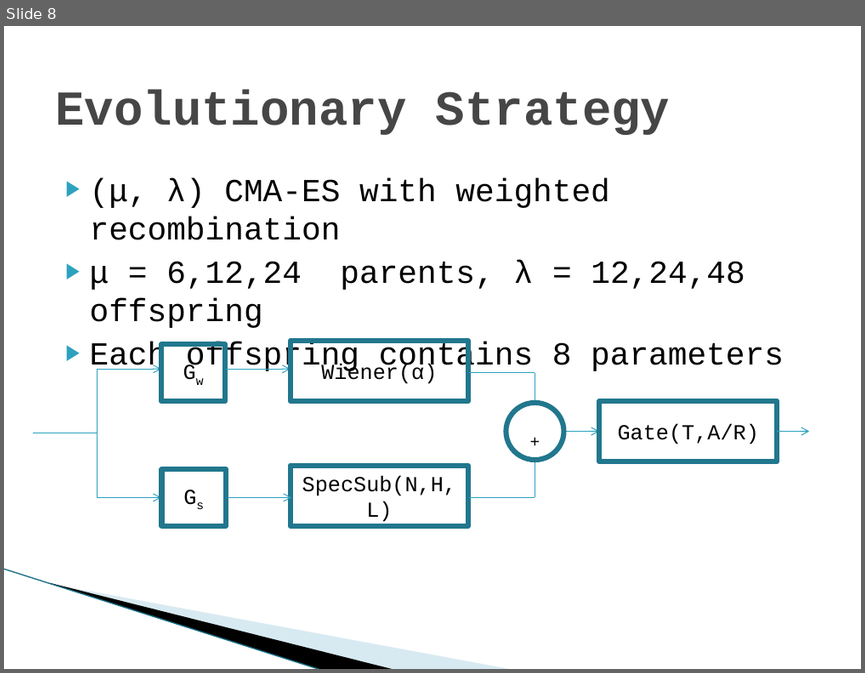
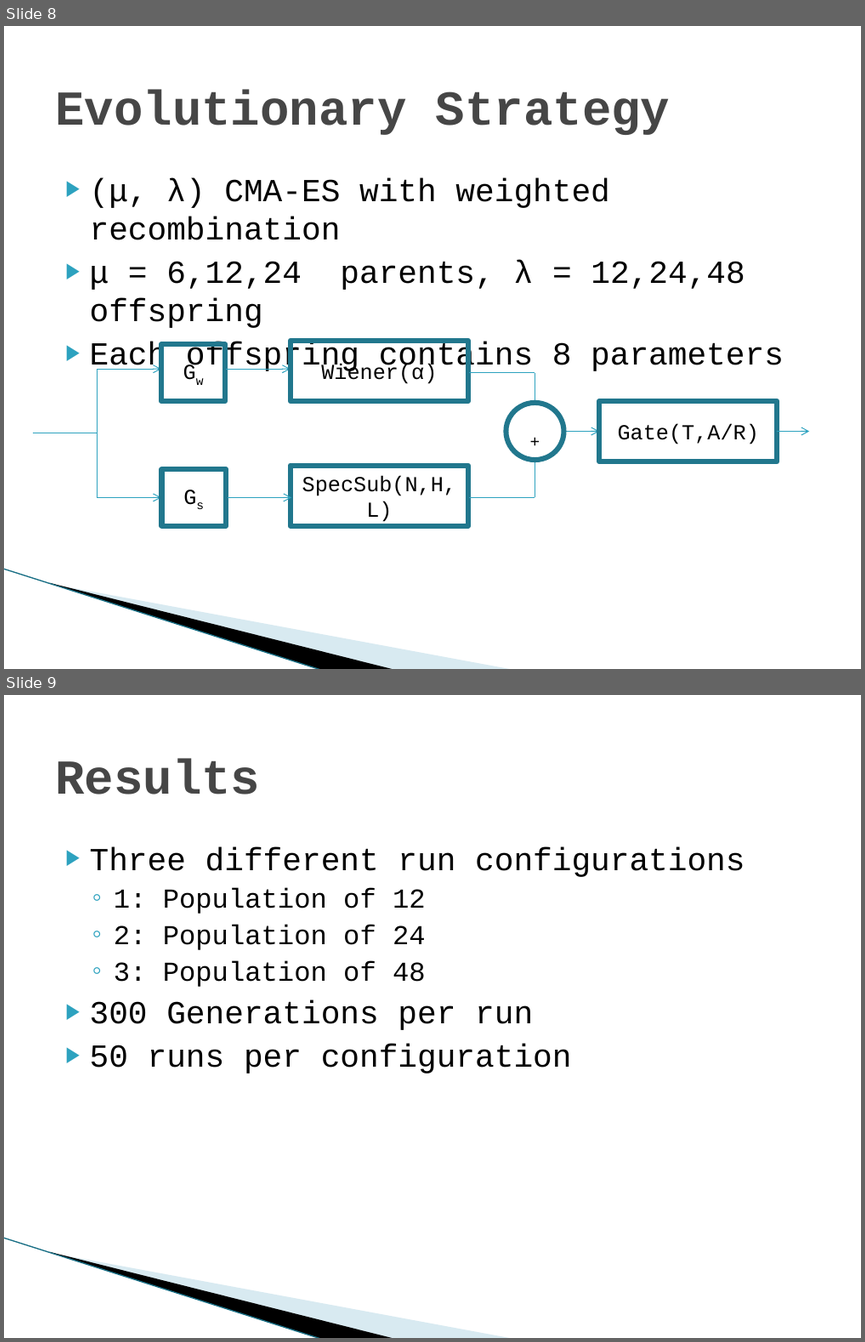
Before and after one commit to vfasburg/cse_848, a slide deck: project/848_Project_Presentation_Fasburg_Thomas.pptx. Shown one above the other, each under a label of ours: slide 8 before the commit, slides 8 and 9 after it. The pictures are 865x673 and 865x1342 pixels, drawn with LibreOffice and Linux fonts; fonts in the diff are those of the drawing; background and template pictures are left out. Boxes give left, top, right and bottom in pixels: in the first picture for what was removed or moved away, otherwise in the second. Text is boxed around its words. In the diff, an @@ line names an element or a change of style, - is before the commit and + after.

Commit message:
added results to slides

```diff
--- a/project/848_Project_Presentation_Fasburg_Thomas.pptx
+++ b/project/848_Project_Presentation_Fasburg_Thomas.pptx
@@ slide 9 added at (4,695,861,1338), background #FFFFFF; not listed: 3 template elements that a slide beside it also shows @@
@@ title added at (55,758,260,794), 41 pt, text #464646, bold @@
+Results
@@ text added at (90,847,744,1073), 27 pt, text #000000 @@
+▶ Three different run configurations
+  ◦ 1: Population of 12
+  ◦ 2: Population of 24
+  ◦ 3: Population of 48
+▶ 300 Generations per run
+▶ 50 runs per configuration
```
Also in this commit, not shown: 2 slides changed, 6 other slides added, 1 slide removed, 2 other files.
